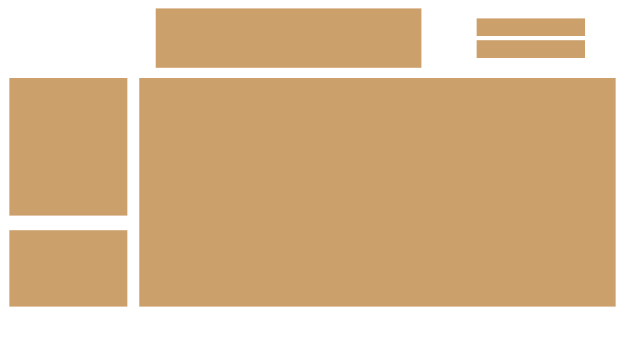
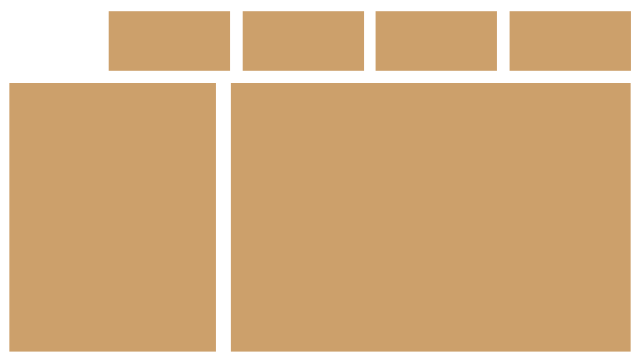
Revision of a layered (640, 360) image; what changed, layer by layer:
hid group "Shop" (6 layers) over (x1=9, y1=8, x2=616, y2=307)
showed group "Invent" (6 layers) over (x1=9, y1=11, x2=631, y2=352)
